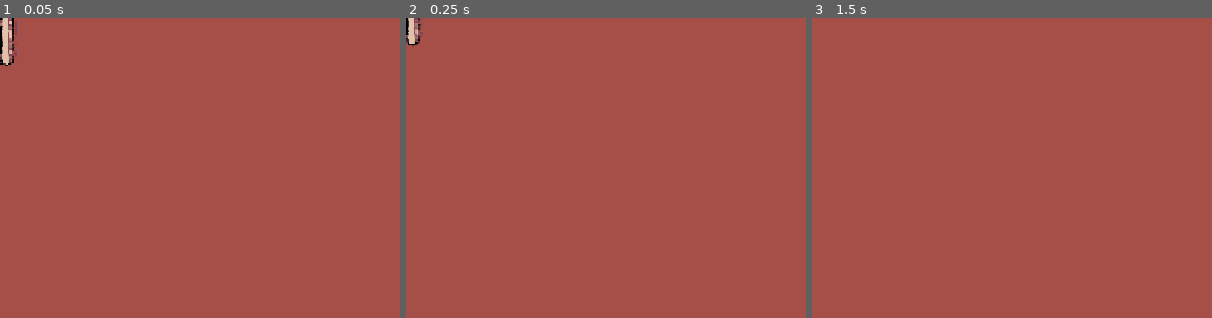
Above: before the commit, frames 1-3 (left to right).
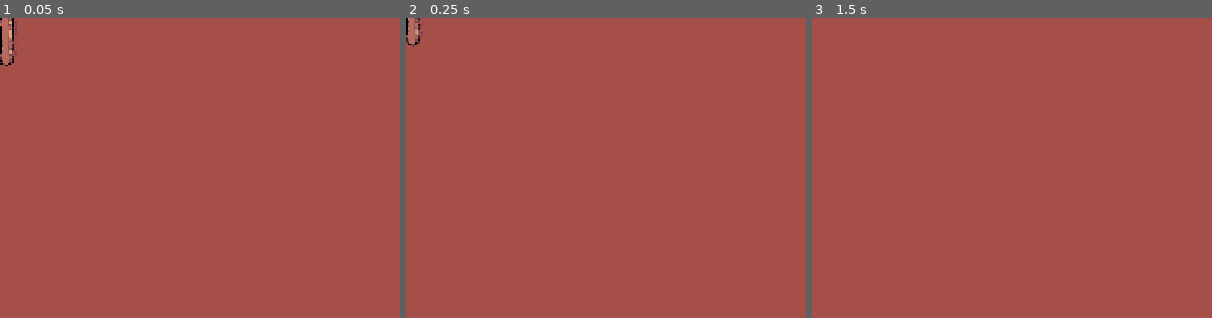
Above: after the commit, the same moments.

Repository: kayillustrations/Follow-The-Gold
Game: Godot game, scene res://objects/obs_sewer.tscn
Two runs of this game, one before a commit and one after it. Both use one fixed random seed, a clock stepped at 60 frames per second and the inputs below. This scene is started directly instead of the project's main scene. Sound files missing from this copy of the repository are replaced by a short silence.
Inputs (mouse positions are % of the whole screen's width and height, from its top left):
- Up to frame 1 (0.05 s): no input
- Up to frame 2 (0.25 s): no input
- Up to frame 3 (1.5 s): tap Enter (ui_accept) at 0.5, 0.77, 1.25 s; move the mouse to (72, 45) at 0.52 s; hold D (right) 0.53-1.25 s; tap Space (Boost) at 0.6 s; click (72, 45) at 0.67 s; drag from (30, 55) to (45, 70) at 1.27 s
The pictures show only the part of the screen within x 0-50%, y 0-50%; the shares and areas given below are measured in that part.

The runs differ from the first frame. In frame 1, 0.3% of the frame differs, in the area x 0-3%, y 0-16%; in frame 2, 0.1%; in frame 3, nothing differs.
Error in both runs: Cannot call method 'get_length' on a null value. (res://_globals/autoloads/5.music_manager.gd:59)

Commit message:
fix looping + colors

Diff:
--- a/_globals/autoloads/2.GameSave.gd
+++ b/_globals/autoloads/2.GameSave.gd
@@ -13,7 +13,7 @@
 var highscore: int = 0
 
 #------Settings------
-var debug_mode:bool = true
+var debug_mode:bool = false
 var newGame: bool = false
 #--------Stats-------
 var player_stats: Dictionary
--- a/_globals/autoloads/5.music_manager.gd
+++ b/_globals/autoloads/5.music_manager.gd
@@ -21,7 +21,7 @@
 
 	intro_player.volume_db = dbScale
 	loop_player.volume_db = dbScale
-	loop_player.autoplay = true
+	loop_player.autoplay = false
 	set_process(true)
 
 func _switchmusic(tracknameCut : String, tracknameWrapped : String, newVol : float):
@@ -34,7 +34,7 @@
 
 	streamloaded = true
 
-	intro_player.stream = cutloop_stream
+	intro_player.stream = wrappedloop_stream
 
 	if get_child_count() <= 0:
 		add_child(intro_player)
--- a/objects/obs_sewer.tscn
+++ b/objects/obs_sewer.tscn
@@ -2,7 +2,7 @@
 
 [ext_resource type="PackedScene" uid="uid://b04pl3lwnnh5n" path="res://objects/obstacle_base.tscn" id="1_xrqpe"]
 [ext_resource type="Script" uid="uid://d4hv7xr8j368x" path="res://objects/obs_sewer.gd" id="2_dwx8m"]
-[ext_resource type="Texture2D" uid="uid://b6ddwbuw5b8gd" path="res://art/draft.png" id="3_htohe"]
+[ext_resource type="Texture2D" uid="uid://j6jyr22w6oqa" path="res://art/draft2.png" id="3_htohe"]
 
 [sub_resource type="AtlasTexture" id="AtlasTexture_htohe"]
 atlas = ExtResource("3_htohe")
--- a/objects/player.gd
+++ b/objects/player.gd
@@ -56,7 +56,6 @@
 	if GameManager.usingMouse:
 		mouse_pos = get_global_mouse_position()
 		temp_calc = mouse_pos - global_position #diff between clara and mouse
-		print(temp_calc)
 		MouseMovement()
 		return
 
--- a/scenes/level.tscn
+++ b/scenes/level.tscn
@@ -22,10 +22,22 @@
 
 [sub_resource type="ShaderMaterial" id="ShaderMaterial_ux5qa"]
 
+[sub_resource type="Gradient" id="Gradient_fpun6"]
+interpolation_mode = 2
+offsets = PackedFloat32Array(0.50974)
+colors = PackedColorArray(0.59, 0.2242, 0.2242, 0.282353)
+
+[sub_resource type="GradientTexture2D" id="GradientTexture2D_wc255"]
+gradient = SubResource("Gradient_fpun6")
+width = 624
+height = 1090
+fill_from = Vector2(1, 0)
+fill_to = Vector2(0, 0)
+
 [sub_resource type="Gradient" id="Gradient_82cfe"]
 interpolation_mode = 2
 offsets = PackedFloat32Array(0.50974)
-colors = PackedColorArray(0.81, 0.567, 0.4455, 1)
+colors = PackedColorArray(0.78, 0.5005, 0.39, 1)
 
 [sub_resource type="GradientTexture2D" id="GradientTexture2D_gunhw"]
 gradient = SubResource("Gradient_82cfe")
@@ -39,21 +51,21 @@
 region = Rect2(0, 0, 227.036, 1080)
 
 [sub_resource type="Gradient" id="Gradient_olg7q"]
-offsets = PackedFloat32Array(0.112554, 1)
-colors = PackedColorArray(0.79, 0.204083, 0.0869, 1, 1, 1, 1, 0)
+offsets = PackedFloat32Array(0.308442, 1)
+colors = PackedColorArray(1, 0.11, 0.4215, 1, 1, 1, 1, 0)
 
 [sub_resource type="GradientTexture2D" id="GradientTexture2D_t1rx8"]
 gradient = SubResource("Gradient_olg7q")
 
 [sub_resource type="Gradient" id="Gradient_t1rx8"]
-offsets = PackedFloat32Array(0.021645, 1)
+offsets = PackedFloat32Array(0.146104, 1)
 colors = PackedColorArray(0, 0.18, 0.18, 1, 1, 1, 1, 0)
 
 [sub_resource type="GradientTexture2D" id="GradientTexture2D_8iemx"]
 gradient = SubResource("Gradient_t1rx8")
 
 [sub_resource type="Gradient" id="Gradient_wc255"]
-colors = PackedColorArray(1, 0.507999, 0.28018, 0.764706, 1, 0.958333, 0.5, 0)
+colors = PackedColorArray(1, 0.592, 0.28, 1, 1, 0.958333, 0.5, 0)
 
 [sub_resource type="GradientTexture2D" id="GradientTexture2D_arp2o"]
 gradient = SubResource("Gradient_wc255")
@@ -147,7 +159,7 @@
 [node name="Parallax" type="Node2D" parent="Stationary"]
 position = Vector2(0, 244)
 
-[node name="Parallax2D" type="Parallax2D" parent="Stationary/Parallax"]
+[node name="brick" type="Parallax2D" parent="Stationary/Parallax"]
 scale = Vector2(0.5, 0.5)
 repeat_size = Vector2(294, 294)
 autoscroll = Vector2(0, -150)
@@ -155,34 +167,71 @@
 limit_begin = Vector2(0, 0)
 follow_viewport = false
 
-[node name="Sprite2D" type="Sprite2D" parent="Stationary/Parallax/Parallax2D"]
+[node name="Sprite2D" type="Sprite2D" parent="Stationary/Parallax/brick"]
 modulate = Color(0.862, 0.77, 1, 1)
 texture = ExtResource("8_fpun6")
 
-[node name="Parallax2D4" type="Parallax2D" parent="Stationary/Parallax"]
+[node name="shading" type="Parallax2D" parent="Stationary/Parallax"]
+scroll_offset = Vector2(0, -386.905)
+repeat_size = Vector2(0, 1080)
+autoscroll = Vector2(0, -150)
+limit_begin = Vector2(0, 0)
+follow_viewport = false
+
+[node name="Sprite2D" type="Sprite2D" parent="Stationary/Parallax/shading"]
+material = SubResource("ShaderMaterial_ux5qa")
+position = Vector2(0, -4.75)
+scale = Vector2(1.02885, 0.990193)
+texture = SubResource("GradientTexture2D_wc255")
+
+[node name="shading_L" type="Parallax2D" parent="Stationary/Parallax"]
+scroll_offset = Vector2(-800, -371)
+repeat_size = Vector2(0, 1080)
+autoscroll = Vector2(0, -150)
+limit_begin = Vector2(0, 0)
+follow_viewport = false
+
+[node name="Sprite2D" type="Sprite2D" parent="Stationary/Parallax/shading_L"]
+material = SubResource("ShaderMaterial_ux5qa")
+texture = SubResource("GradientTexture2D_wc255")
+
+[node name="shading_R" type="Parallax2D" parent="Stationary/Parallax"]
+scroll_offset = Vector2(800, -371)
+repeat_size = Vector2(0, 1080)
+autoscroll = Vector2(0, -150)
+limit_begin = Vector2(0, 0)
+follow_viewport = false
+
+[node name="Sprite2D" type="Sprite2D" parent="Stationary/Parallax/shading_R"]
+material = SubResource("ShaderMaterial_ux5qa")
+texture = SubResource("GradientTexture2D_wc255")
+
+[node name="street" type="Parallax2D" parent="Stationary/Parallax"]
 scroll_offset = Vector2(0, -360)
 repeat_size = Vector2(0, 1080)
 autoscroll = Vector2(0, -150)
 limit_begin = Vector2(0, 0)
 follow_viewport = false
 
-[node name="Sprite2D" type="Sprite2D" parent="Stationary/Parallax/Parallax2D4"]
+[node name="Sprite2D" type="Sprite2D" parent="Stationary/Parallax/street"]
 material = SubResource("ShaderMaterial_ux5qa")
+position = Vector2(0, 0.25)
+scale = Vector2(1, 1.00046)
 texture = SubResource("GradientTexture2D_gunhw")
 
-[node name="Parallax2D2" type="Parallax2D" parent="Stationary/Parallax"]
+[node name="left" type="Parallax2D" parent="Stationary/Parallax"]
 scroll_offset = Vector2(-595, -179)
 repeat_size = Vector2(0, 1080)
 autoscroll = Vector2(0, -150)
 limit_begin = Vector2(0, 0)
 follow_viewport = false
 
-[node name="Sprite2D" type="Sprite2D" parent="Stationary/Parallax/Parallax2D2"]
+[node name="Sprite2D" type="Sprite2D" parent="Stationary/Parallax/left"]
 position = Vector2(-19.75, 0)
 scale = Vector2(1.17401, 1)
 texture = SubResource("AtlasTexture_arp2o")
 
-[node name="Parallax2D3" type="Parallax2D" parent="Stationary/Parallax"]
+[node name="right" type="Parallax2D" parent="Stationary/Parallax"]
 scale = Vector2(-1, 1)
 scroll_offset = Vector2(599, -1543)
 repeat_size = Vector2(0, 1080)
@@ -190,7 +239,7 @@
 limit_begin = Vector2(0, 0)
 follow_viewport = false
 
-[node name="Sprite2D" type="Sprite2D" parent="Stationary/Parallax/Parallax2D3"]
+[node name="Sprite2D" type="Sprite2D" parent="Stationary/Parallax/right"]
 position = Vector2(-19.8767, 0)
 scale = Vector2(1.17513, 1)
 texture = SubResource("AtlasTexture_arp2o")
@@ -199,37 +248,37 @@
 modulate = Color(0.62, 0.28768, 0.2046, 1)
 position = Vector2(0, -41)
 rotation = 3.14159
-scale = Vector2(4, 4)
+scale = Vector2(4.68, 4)
 texture = ExtResource("4_klq6b")
 
 [node name="Bottom" type="Sprite2D" parent="Stationary"]
 modulate = Color(1, 0.45, 0.45, 1)
 z_index = 100
 position = Vector2(0, 335)
-scale = Vector2(4, 4)
+scale = Vector2(4.68, 4)
 texture = ExtResource("4_klq6b")
 
 [node name="Red Gradient" type="Sprite2D" parent="Stationary"]
 modulate = Color(0.62, 0.28768, 0.2046, 1)
 z_index = 100
-position = Vector2(0, -216)
+position = Vector2(9.08887e-05, -241.107)
 rotation = 1.5708
-scale = Vector2(4, 22.783)
+scale = Vector2(4.78461, 23.3745)
 texture = SubResource("GradientTexture2D_t1rx8")
 
 [node name="Brown Gradient" type="Sprite2D" parent="Stationary"]
 modulate = Color(0.62, 0.28768, 0.2046, 1)
 z_index = 100
-position = Vector2(0, -248)
+position = Vector2(4.82846e-05, -261.338)
 rotation = 1.5708
-scale = Vector2(4, 22.783)
+scale = Vector2(4.41682, 23.375)
 texture = SubResource("GradientTexture2D_8iemx")
 
 [node name="Yellow Gradient" type="Sprite2D" parent="Stationary"]
 z_index = 100
-position = Vector2(-2, 496)
+position = Vector2(-1.99988, 530.523)
 rotation = -1.5708
-scale = Vector2(4, 22.783)
+scale = Vector2(5.07883, 23.375)
 texture = SubResource("GradientTexture2D_arp2o")
 
 [node name="Walls" type="Node2D" parent="Stationary"]
Binary file changed: art/draft.png
Binary file added: art/draft2.png
Not shown, added: art/draft2.png.import
Not shown, changed: export_presets.cfg
Not shown: 1 places in scenes/level.tscn that only renumber resources
